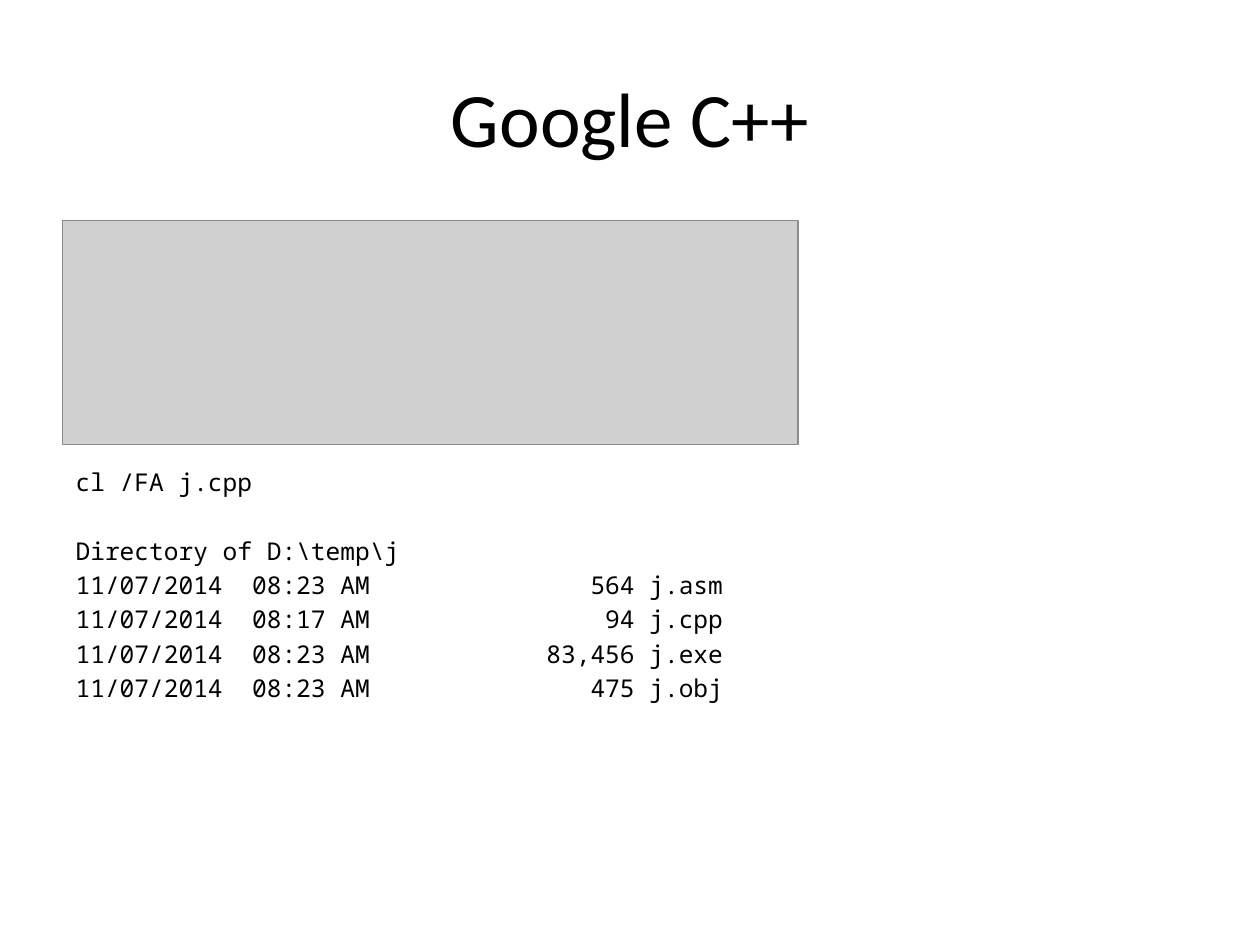
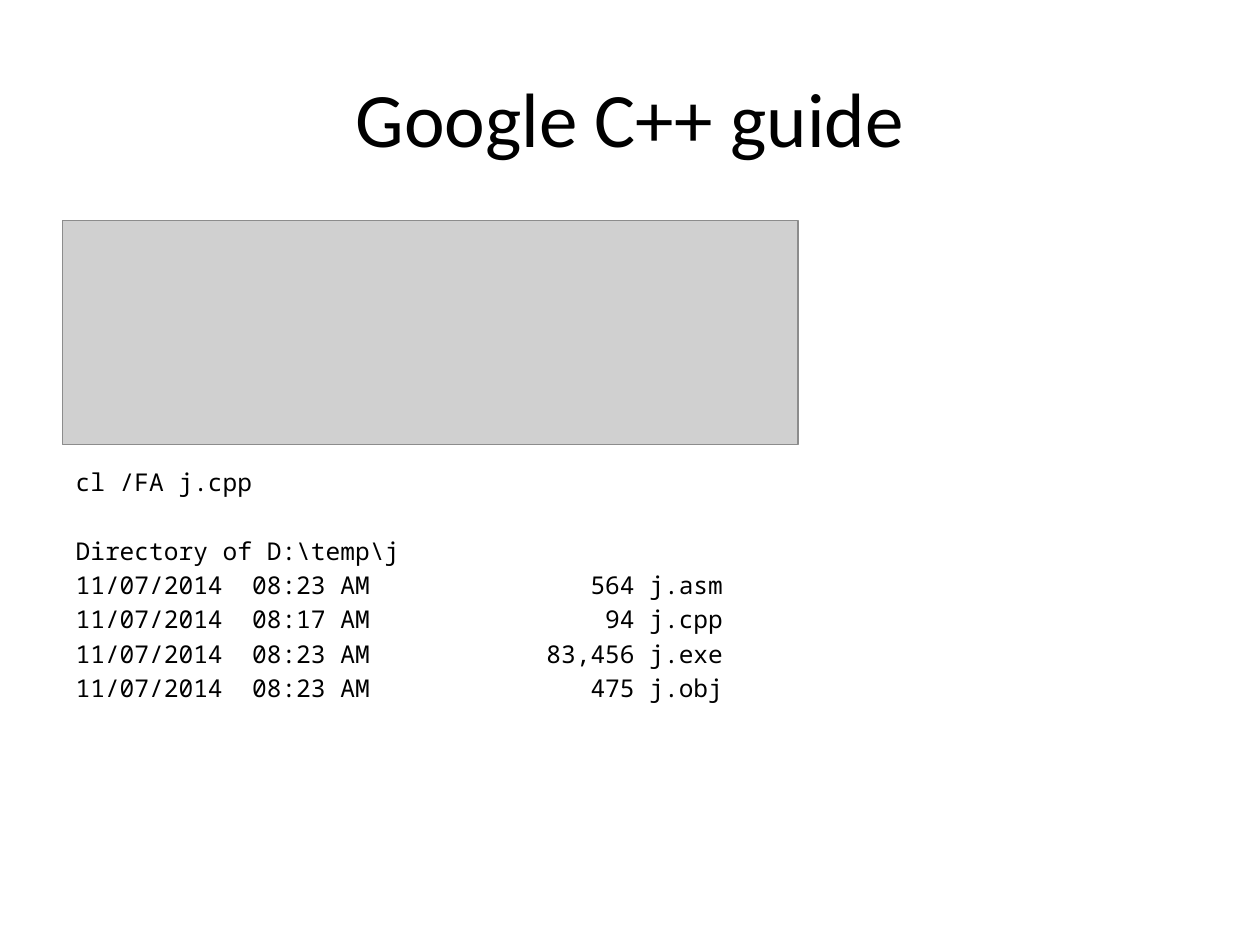
Before and after one commit to fellmad/FunWithCpp11, a slide deck: slide 24 of doc/Fun_with_C++11.pptx (slide 22 before the commit). Drawn at 1260x945 pixels with LibreOffice and Linux fonts; fonts in the diff are those of the drawing; grey boxes stand for pictures. Boxes give left, top, right and bottom in pixels: in the first picture for what was removed or moved away, otherwise in the second. Text is boxed around its words. In the diff, an @@ line names an element or a change of style, - is before the commit and + after.

```diff
--- a/doc/Fun_with_C++11.pptx
+++ b/doc/Fun_with_C++11.pptx
@@ title at [356, 93, 903, 161]: text changed @@
-Google C++
+Google C++ guide
```
Also in this commit, not shown: 10 other slides changed, 2 slides added, 2 other files.
